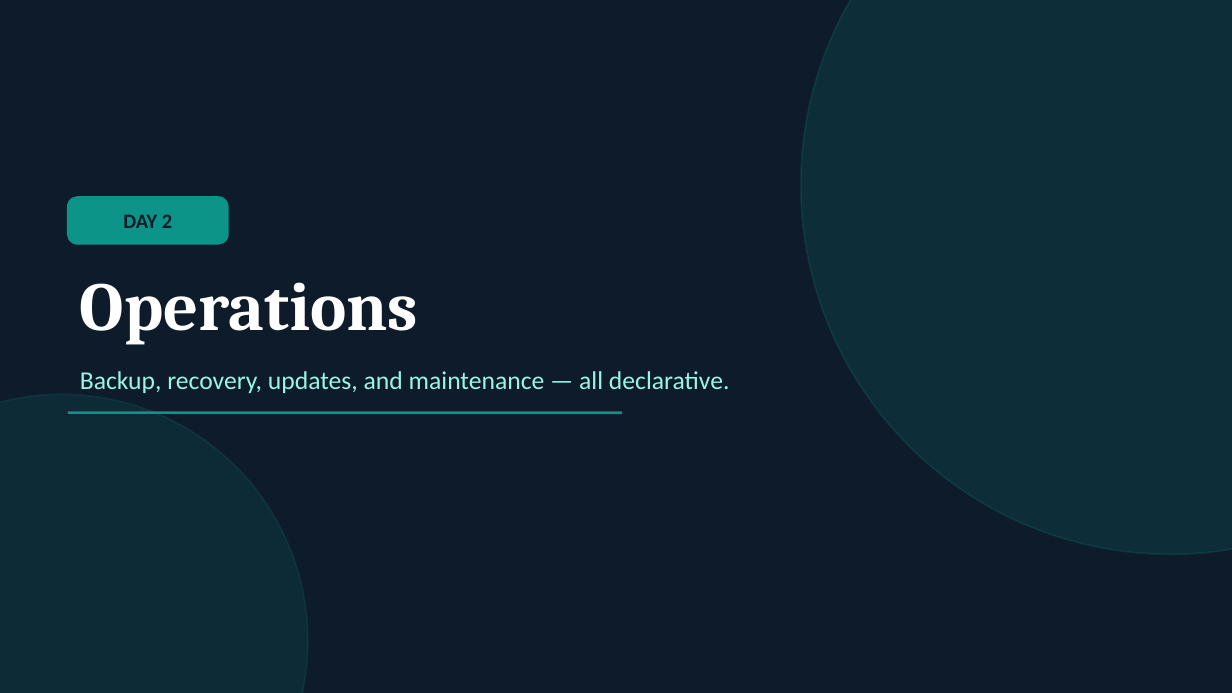
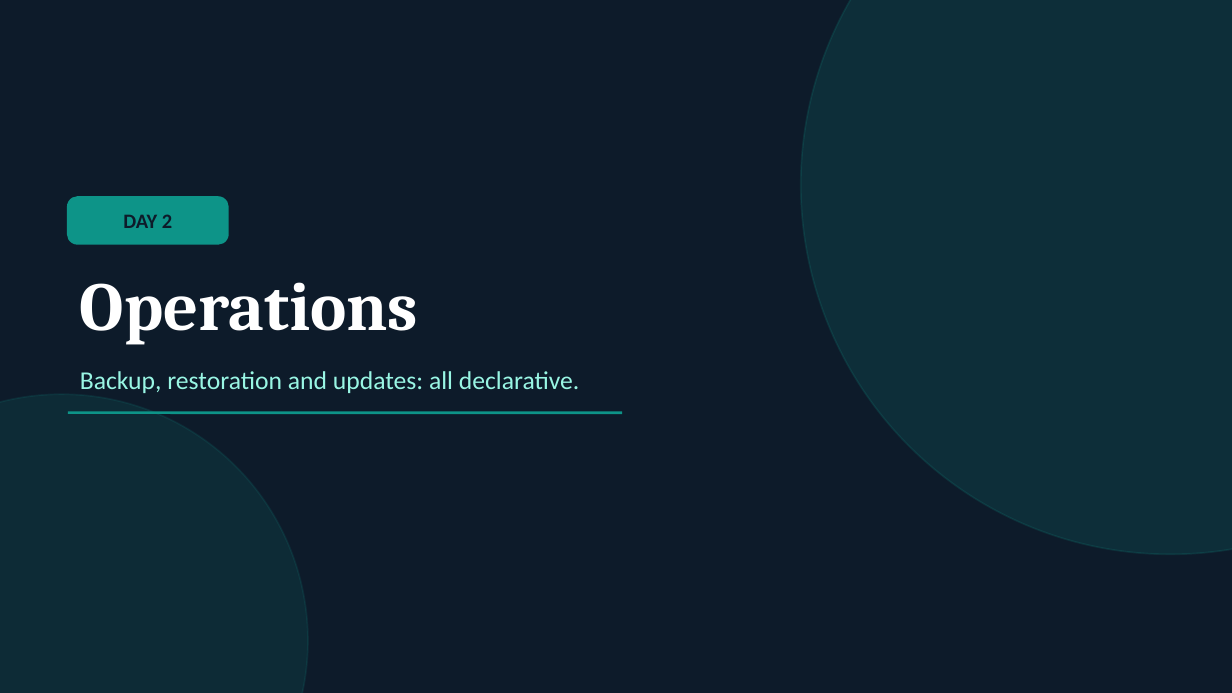
Before and after one commit to mariadb-operator/mariadb-operator, a slide deck: slide 12 of demos/multi-cluster/slides/mariadb-operator.odp. Drawn at 1232x693 pixels with LibreOffice and Linux fonts; fonts in the diff are those of the drawing. Boxes give left, top, right and bottom in pixels: in the first picture for what was removed or moved away, otherwise in the second. Text is boxed around its words. In the diff, an @@ line names an element or a change of style, - is before the commit and + after.

```diff
--- a/demos/multi-cluster/slides/mariadb-operator.odp
+++ b/demos/multi-cluster/slides/mariadb-operator.odp
@@ text at bbox=[80, 371, 580, 393]: text changed @@
-Backup, recovery, updates, and maintenance — all declarative.
+Backup, restoration and updates: all declarative.
```
Also in this commit, not shown: 18 other slides changed, 3 other files.
